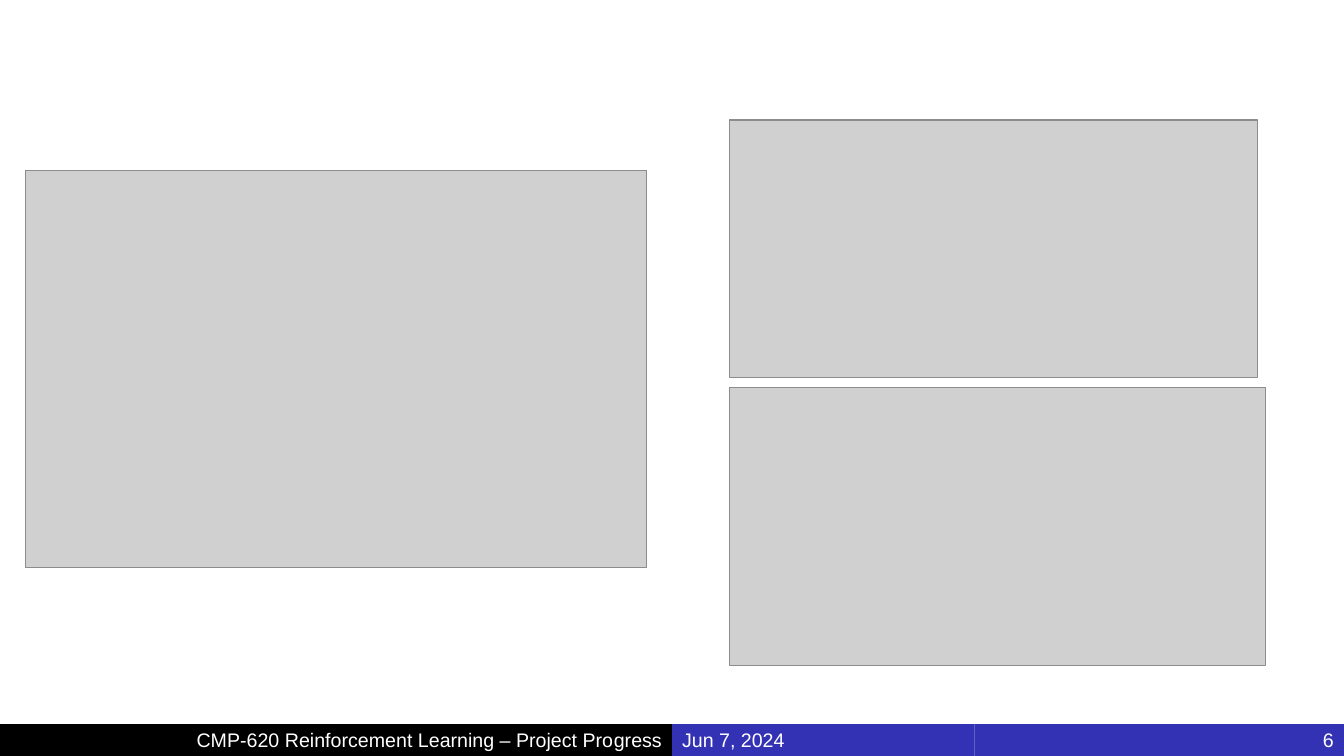
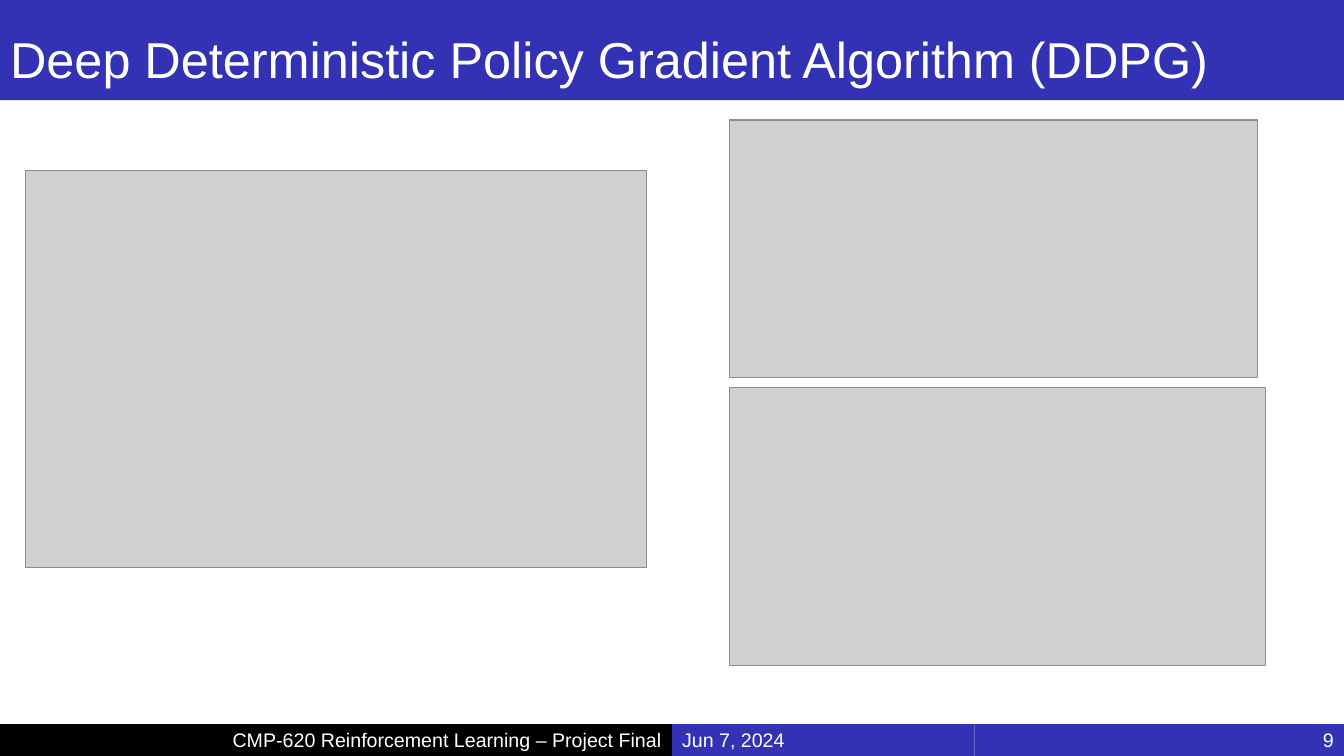
Before and after one commit to MucahidRidvanKaplan/ParrotQuadcopterRL, a slide deck: slide 9 of Presentations/Project_Final.pptx (slide 6 before the commit). Drawn at 1344x756 pixels with LibreOffice and Linux fonts; fonts in the diff are those of the drawing; grey boxes stand for pictures; background and template pictures are left out. Boxes give left, top, right and bottom in pixels: in the first picture for what was removed or moved away, otherwise in the second. Text is boxed around its words. In the diff, an @@ line names an element or a change of style, - is before the commit and + after.

```diff
--- a/Presentations/Project_Final.pptx
+++ b/Presentations/Project_Final.pptx
@@ title added at [0, 0, 1344, 100], fill #3331B4, 36 pt, text #FFFFFF @@
+Deep Deterministic Policy Gradient Algorithm (DDPG)
@@ text in rectangle at [233, 732, 662, 751]: text changed @@
-CMP-620 Reinforcement Learning – Project Progress
+CMP-620 Reinforcement Learning – Project Final
@@ page number at [1323, 733, 1334, 747]: text changed @@
-6
+9
```
Also in this commit, not shown: 20 other slides changed, 8 slides added.
